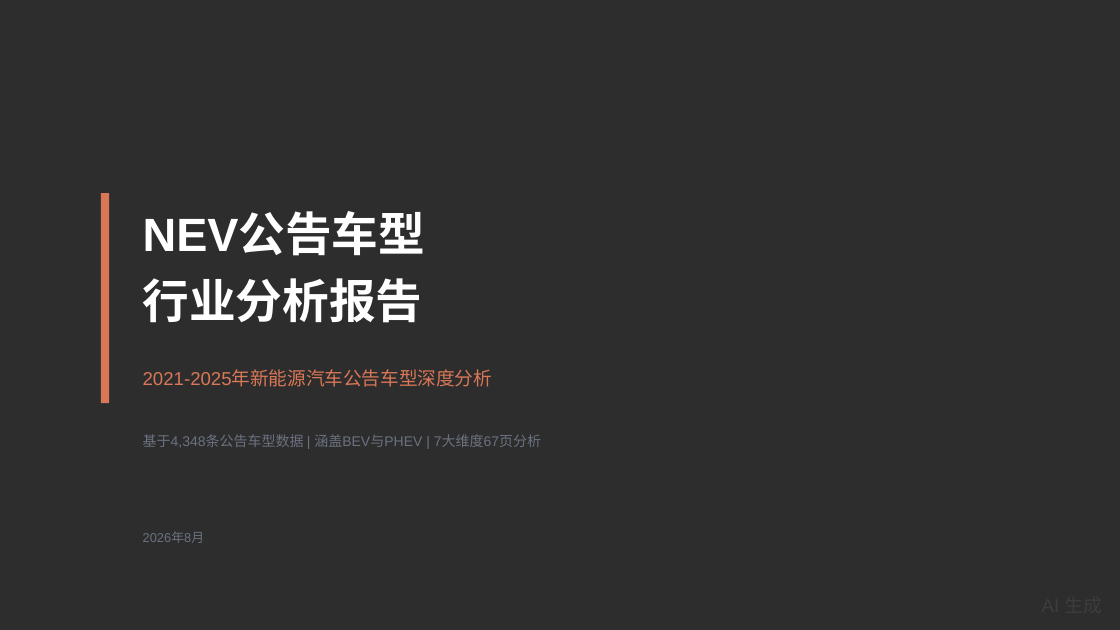
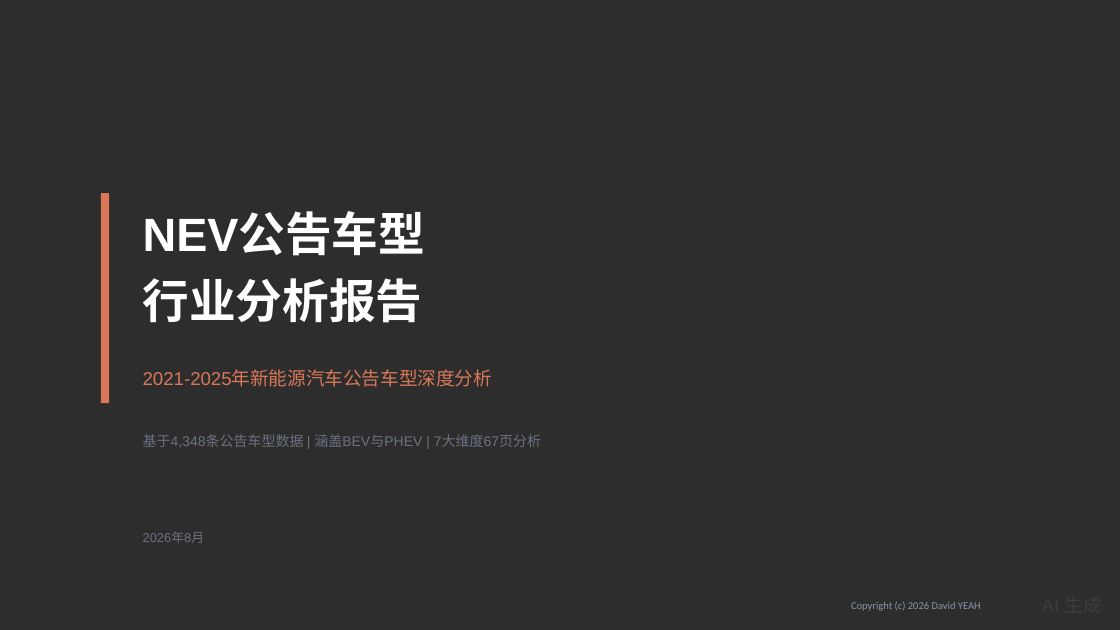
Before and after one commit to coolcat0125/TA-Analysis, a slide deck: slide 1 of NEV公告车型行业分析_演示文稿.pptx. Drawn at 1120x630 pixels with LibreOffice and Linux fonts; fonts in the diff are those of the drawing. Boxes give left, top, right and bottom in pixels: in the first picture for what was removed or moved away, otherwise in the second. Text is boxed around its words. In the diff, an @@ line names an element or a change of style, - is before the commit and + after.

Commit message:
feat: v3.2.0 离线发布版看板 + 全发布版文件版权标注 + 底表XML修复
- 新增 --release 模式生成 NEV公告数据看板_离线发布版.html：
  保留全部功能（筛选/五页/导出/导入/主题），移除数据质量检查区块，
  页头RELEASE徽标；JS质量区块函数加元素存在性守卫
- 全部发布版文件标注 Copyright (c) 2026 David YEAH（MIT）：
  看板HTML×2（文件头+页脚）、源表【版权声明】页、底表封面/说明页
  版权行+24张分析页A1批注附注、比对表版权行、报告docx文末、pptx首页
- 修复底表9个工作表XML unbound prefix（悬空drawing引用），
  全簿XML校验通过，24个A1批注保留
- README新增版权章节与发布版清单，CHANGELOG登记3.2.0

```diff
--- a/NEV公告车型行业分析_演示文稿.pptx
+++ b/NEV公告车型行业分析_演示文稿.pptx
@@ text added at (851, 601, 981, 611), 9 pt, text #8B94A7 @@
+Copyright (c) 2026 David YEAH
```
Also in this commit, not shown: 8 other files.
